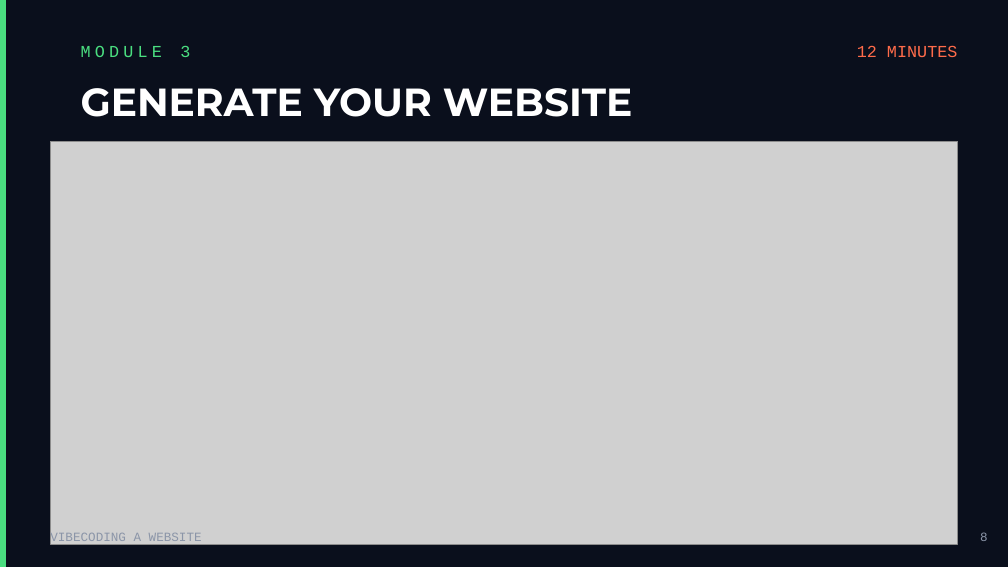
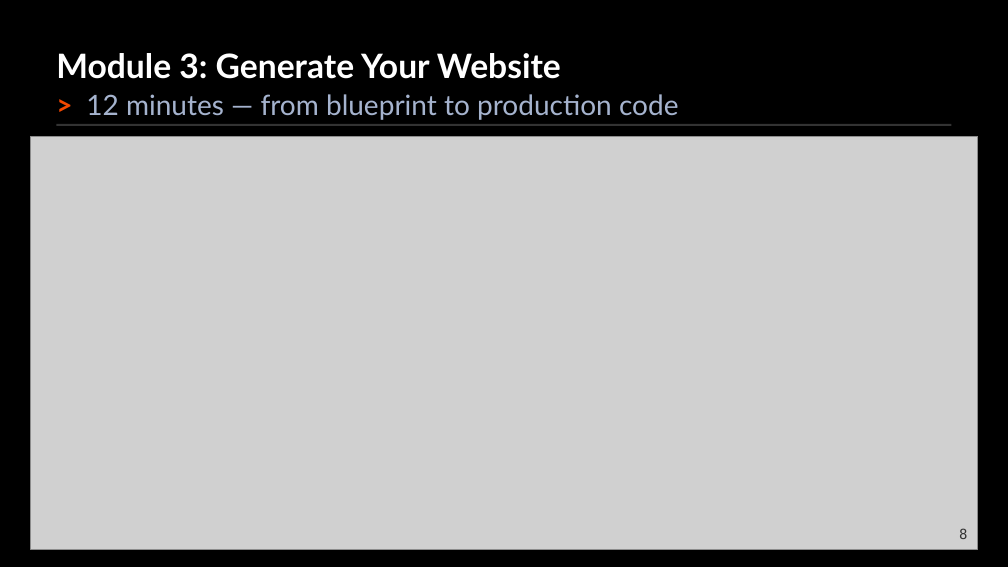
Before and after one commit to mrhinkle/VibeCoding-a-Website, a slide deck: slide 8 of course/VibeCoding-a-Website.pptx. Drawn at 1008x567 pixels with LibreOffice and Linux fonts; fonts in the diff are those of the drawing; grey boxes stand for pictures. Boxes give left, top, right and bottom in pixels: in the first picture for what was removed or moved away, otherwise in the second. Text is boxed around its words. In the diff, an @@ line names an element or a change of style, - is before the commit and + after.

```diff
--- a/course/VibeCoding-a-Website.pptx
+++ b/course/VibeCoding-a-Website.pptx
@@ background #0A0F1C to #000000 @@
@@ rectangle removed at (0,0,6,566) @@
@@ text at (56,53,561,79): text changed; size 12 to 24 pt; font Courier New to Lato; text colour #4ADE80 to #FFFFFF; bold on @@
-MODULE 3
+Module 3: Generate Your Website
@@ text removed at (857,45,958,57) @@
-12 MINUTES
@@ text at (86,94,679,120): text changed; size 28 to 20 pt; font Montserrat to Lato; text colour #FFFFFF to #A5B3CE; bold off @@
-GENERATE YOUR WEBSITE
+> 12 minutes — from blueprint to production code
@@ picture: place and size @@
-picture at (50,141,958,544)
+picture at (30,136,978,549)
@@ rectangle added at (56,124,952,126), fill #333333 @@
@@ text removed at (50,532,202,545) @@
-VIBECODING A WEBSITE
@@ text "8": place and size @@
-text "8" at (980,532,988,541)
+text "8" at (959,528,967,539)
@@ text "8" at (959,528,967,539): size 9 to 10 pt, font Courier New to DejaVu Sans Mono, text colour #8B95A8 to #333333 @@
```
Also in this commit, not shown: 19 other slides changed.
